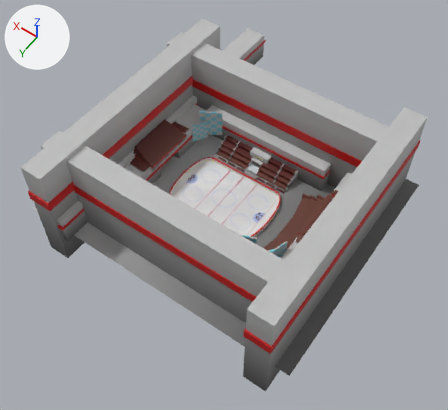
The FBX model Assets/3DModels/HockeyLevel.fbx as it was, and as the next commit left it.
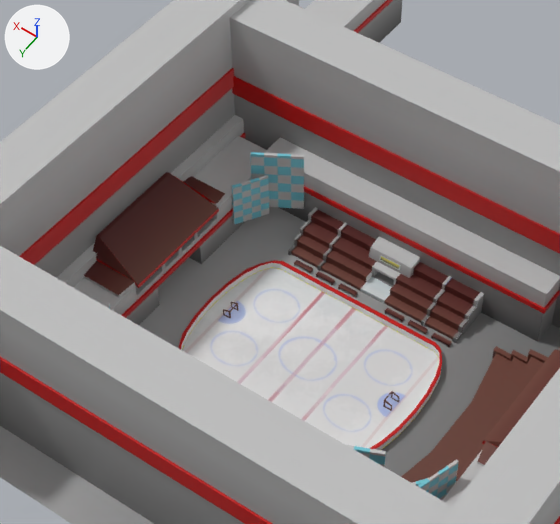
Old and new are each drawn whole from a 50 mm lens placed at (-0.0966, 0.1386, 0.2098), pointed at (-0.0008, 0.0045, -0.001) and again close up on the part from 21% to 74% of the width and 12% to 65% of the height. The lights are fixed; the arrows at upper left show +X, +Y and +Z. Where no turn or scale is listed for an object, it has been applied to the vertices.
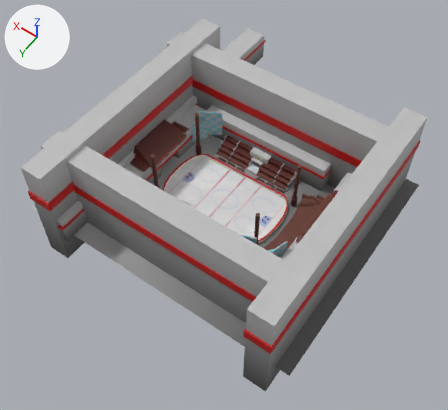
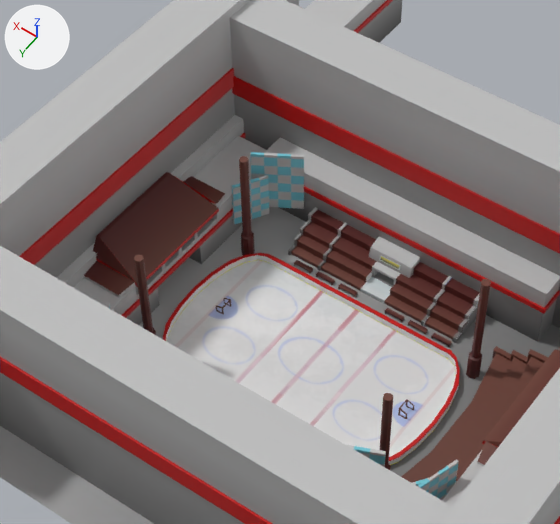
Changed parts and their boxes (x1, y1, x2, y2) in the close-ups (560 x 524 px):
'pPlane2', rescaled (12% wider, 9% taller): before (182, 268, 439, 448); after (167, 260, 456, 457)
'HockeyLevel1', rescaled (9% wider): before (179, 260, 357, 350); after (163, 253, 357, 341)
'HockeyLevel', rescaled: before (355, 301, 442, 450); after (355, 301, 460, 465)
'Pillar2', added (brown): after (466, 279, 491, 379)
'Pillar', added (brown): after (239, 156, 255, 256)
'Pillar1', added (brown): after (134, 255, 156, 335)
'Pillar3', added (brown): after (380, 393, 393, 470)

What the commit changed:
Mesh me_mesh_038 is new.
It has 42 vertices, 80 faces and spans x -0.0013..0.0013, y -0.0013..0.0013, z -0.0131..0.0131.
It uses material mat_hockeylevelmat (picture img_hockeyrinkdiffuse_png).
Object 'pPlane2' (ob_pplane2) is rescaled from (-0.0453, -0.0227, -0.0303) to (-0.0534, -0.0227, -0.0303).
Object 'HockeyLevel1' (ob_hockeylevel1) is rescaled from (-1.08, -1.26, -1.66) to (-1.27, -1.26, -1.66).
Object 'HockeyLevel' (ob_hockeylevel) is rescaled from (1.08, 1.26, 1.66) to (1.27, 1.26, 1.66).
Object 'Pillar1' (ob_pillar1) is new; it shows me_mesh_038.
Its location is (0.0255, 0.0171, 0.0115).
Object 'Pillar' (ob_pillar) is new; it shows a copy of me_mesh_038.
Its location is (0.0255, -0.0125, 0.0115).
Object 'Pillar3' (ob_pillar3) is new; it shows a copy of me_mesh_038.
Its location is (-0.0253, 0.0171, 0.0115).
Object 'Pillar2' (ob_pillar2) is new; it shows a copy of me_mesh_038.
Its location is (-0.0253, -0.0125, 0.0115).
